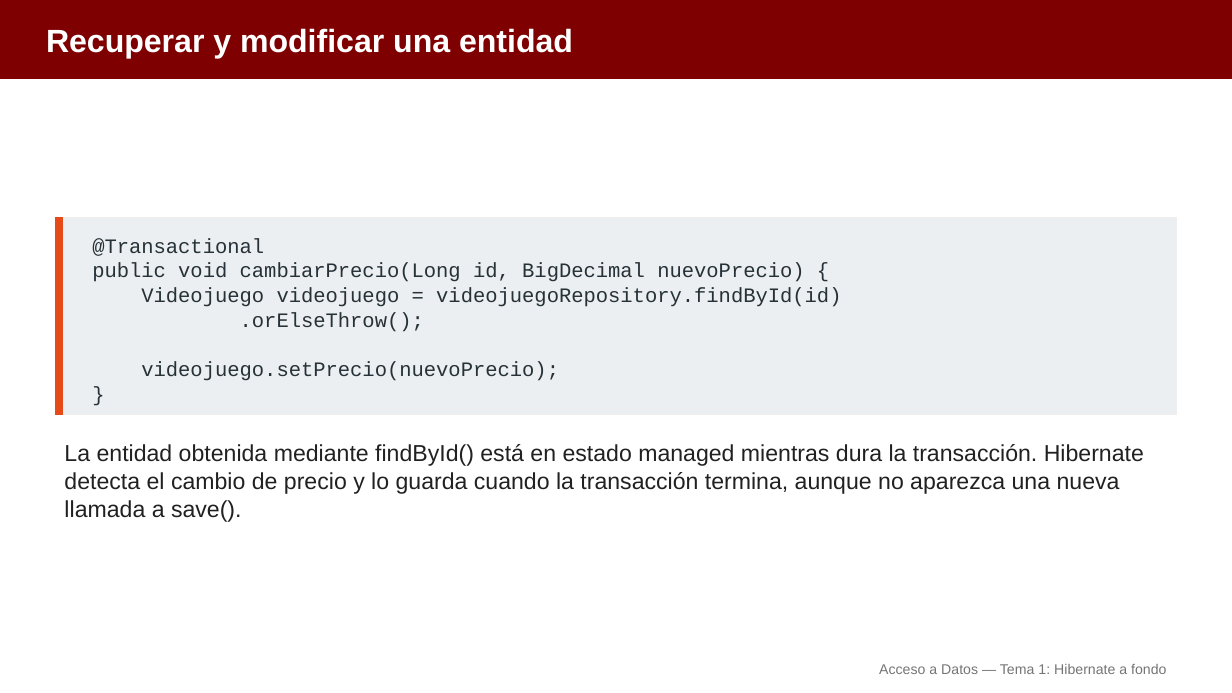
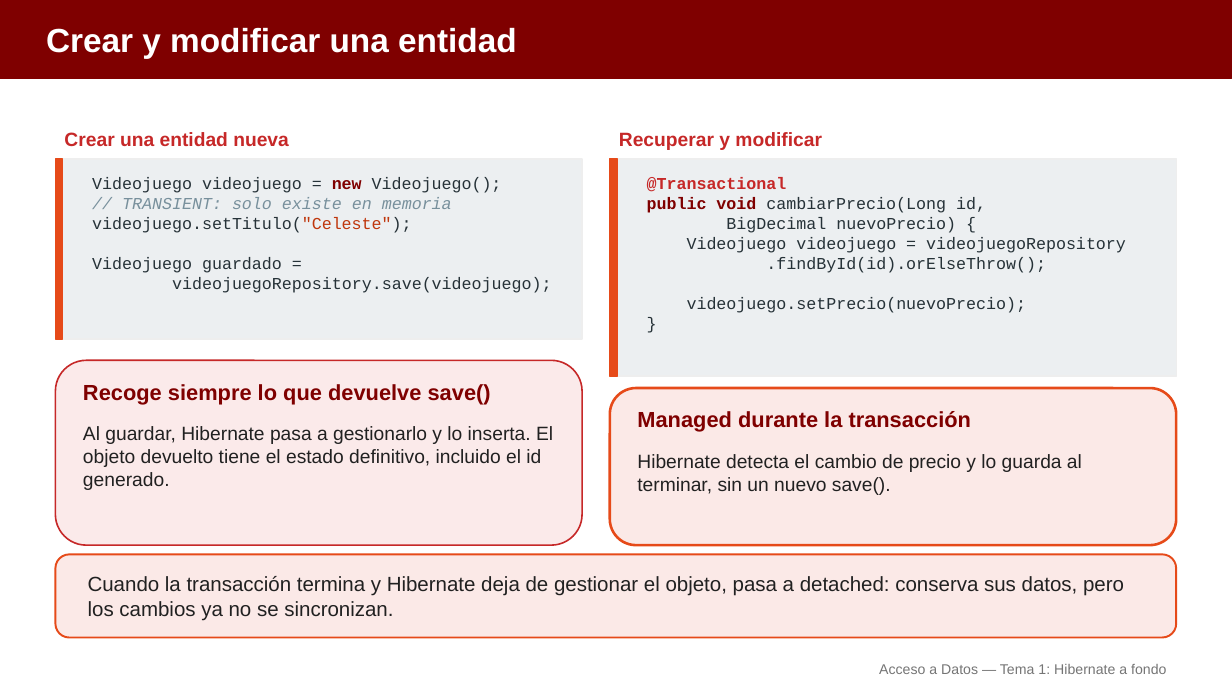
Before and after one commit to aitorventura/acceso-a-datos, a slide deck: slide 4 of docs/tema1/diapositivas/hibernate-a-fondo.pptx (slide 9 before the commit). Drawn at 1232x693 pixels with LibreOffice and Linux fonts; fonts in the diff are those of the drawing. Boxes give left, top, right and bottom in pixels: in the first picture for what was removed or moved away, otherwise in the second. Text is boxed around its words. In the diff, an @@ line names an element or a change of style, - is before the commit and + after.

Commit message:
Rehace las diapositivas del Tema 1: menos diapositivas por deck y más visuales
Agrupa las diapositivas por idea y sustituye los bloques de texto por
tarjetas, flujos y código con sintaxis coloreada, reutilizando las
infografías y diagramas existentes. Pasa de 275 a 113 diapositivas en
los ocho decks del tema.

```diff
--- a/docs/tema1/diapositivas/hibernate-a-fondo.pptx
+++ b/docs/tema1/diapositivas/hibernate-a-fondo.pptx
@@ text at [46,27,517,58]: text changed; size 25 to 26 pt @@
-Recuperar y modificar una entidad
+Crear y modificar una entidad
@@ text added at [64,132,289,146], 15 pt, text #C62828, bold @@
+Crear una entidad nueva
@@ text added at [619,132,822,150], 15 pt, text #C62828, bold @@
+Recuperar y modificar
@@ rectangle: place and size @@
-rectangle at [55,217,63,415]
+rectangle at [55,159,63,339]
@@ rectangle added at [55,159,582,339], fill #ECEFF1, outline #EEEEEE 1 pt @@
@@ text added at [92,177,552,293], 13 pt, text #263238 @@
+Videojuego videojuego = new Videojuego();
+// TRANSIENT: solo existe en memoria
+videojuego.setTitulo("Celeste");
+Videojuego guardado =
+videojuegoRepository.save(videojuego);
@@ rectangle: place and size @@
-rectangle at [55,217,1177,415]
+rectangle at [610,159,1177,376]
@@ rectangle added at [610,159,617,376], fill #E64A19, outline #E64A19 1 pt @@
@@ text "@Transactional": place and size @@
-text "@Transactional" at [92,238,841,381]
+text "@Transactional" at [647,177,1126,313]
@@ text at [647,177,1027,313]: size 16 to 13 pt in "@Transactional", "videojuego.setPrecio(nuevoPrecio);", "}"; text colour #263238 to #C62828, bold on in "@Transactional" @@
@@ text at [647,197,1126,273]: text changed; size 16 to 13 pt @@
-public void cambiarPrecio(Long id, BigDecimal nuevoPrecio) {
-Videojuego videojuego = videojuegoRepository.findById(id)
-.orElseThrow();
+public void cambiarPrecio(Long id,
+BigDecimal nuevoPrecio) {
+Videojuego videojuego = videojuegoRepository
+.findById(id).orElseThrow();
@@ rounded rectangle added at [55,360,582,545], fill #FBEAEA, outline #C62828 1.25 pt @@
@@ text added at [83,384,491,404], 17 pt, text #7F0000, bold @@
+Recoge siempre lo que devuelve save()
@@ rounded rectangle added at [610,388,1177,545], fill #FBE9E7, outline #E64A19 2 pt @@
@@ text added at [637,411,972,432], 17 pt, text #7F0000, bold @@
+Managed durante la transacción
@@ text removed at [64,444,1144,522] @@
-La entidad obtenida mediante findById() está en estado managed mientras dura la transacción. Hibernate detecta el cambio de precio y lo guarda cuando la transacción termina, aunque no aparezca una nueva llamada a save().
@@ text added at [83,426,553,490], 15 pt, text #212121 @@
+Al guardar, Hibernate pasa a gestionarlo y lo inserta. El objeto devuelto tiene el estado definitivo, incluido el id generado.
@@ text added at [637,454,1082,495], 15 pt, text #212121 @@
+Hibernate detecta el cambio de precio y lo guarda al terminar, sin un nuevo save().
@@ rounded rectangle added at [55,555,1177,638], fill #FBE9E7, outline #E64A19 1.5 pt @@
@@ text added at [88,576,1124,621], 16 pt, text #212121 @@
+Cuando la transacción termina y Hibernate deja de gestionar el objeto, pasa a detached: conserva sus datos, pero los cambios ya no se sincronizan.
```
Also in this commit, not shown: 14 other slides changed, 22 slides removed, 15 other files.
